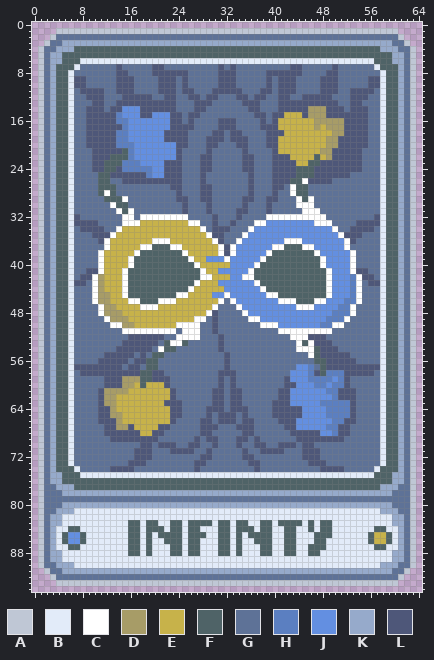
Edited in one commit: sprite sheet (assets/2x/bttiInfinity.png). That is the earlier state.
The file is 130x190 pixels, drawn in blocks of 2x2; one block is one cell here. Colours within 5 levels of each other are drawn and written as one.
Palette (. is transparent): A #bfc7d5  B #e2ebf9  C #ffffff  D #a79c67  E #c7b24a  F #4f6367  G #5e7297  H #5b7fc1  J #638fe1  K #96aacb  L #4e5779
Pixels before (only the part around the change), first column x 3:
 1 .AAAAAAAAAAAAAAAAAAAAAAAAAAAAAAAAAAAAAAAAAAAAAAAAAAAAAAAAA...
 2 AGGGGGGGGGGGGGGGGGGGGGGGGGGGGGGGGGGGGGGGGGGGGGGGGGGGGGGGGGA..
 3 GGKKKKKKKKKKKKKKKKKKKKKKKKKKKKKKKKKKKKKKKKKKKKKKKKKKKKKKKGGA.
 4 GKKKFFFFFFFFFFFFFFFFFFFFFFFFFFFFFFFFFFFFFFFFFFFFFFFFFFFKKKGGA
 5 KKFFFFFFFFFFFFFFFFFFFFFFFFFFFFFFFFFFFFFFFFFFFFFFFFFFFFFFFKKGA
 6 KKFFFBBBBBBBBBBBBBBBBBBBBBBBBBBBBBBBBBBBBBBBBBBBBBBBBBFFFKKGA
 7 KFFFBGGGGGGLGGGGGLLGGGGGGGGGLGLGGGGGGGGGLLGGGGGLGGGGGGBFFFKGA
 8 KFFBGGGGGGGLLGGGGLLLLLLGGGGGLLLGGGGGLLLLLLGGGGLLGGGGGGGBFFKGA
 9 KFFBLLGGGGGLLLGGGGLLLGLGGGGGLLLGGGGGLGLLLGGGGLLLGGGGGLLBFFKGA
10 KFFBLLGGGGGLLLGGGGLLLGLGGGGGLLLGGGGGLGLLLGGGGLLLGGGGGLLBFFKGA
11 KFFBGLLLLGGLLLGGGGLLLGLLGGGLLLLLGGGLLGLLLGGGGLLLGGLLLLGBFFKGA
12 KFFBGGLLLGGGLLLLLGGLLGGLLGLLGGGLLGLLGGLLGGLLLLLGGGLLLGGBFFKGA
13 KFFBGGGLLGGLLLLLLLLLLGGGLLLGGGGGLLLGGGLLLLLLLLLLGGLLGGGBFFKGA
14 KFFBGGLLLGLLJJJLLLLLLGGGLLGGGGGGGLLGGGLLLLLDDDLLLGLLLGGBFFKGA
15 KFFBGGLLLLLHJJJLLJJJLLGLLGGGGGGGGGLLGLLEEELDDDLLLLLLLGGBFFKGA
16 KFFBGGLLLLLHHJJJJJJJLLGLGGGGLLLGGGGLGLEEEEEEDDDDDLLLLGGBFFKGA
17 KFFBGGLLLLLLHJJJJJJJLLLLGGGGLLLGGGGLLLEEEEEEDEDDDLLLLGGBFFKGA
18 KFFBGGLLLLLHHJJJJJJLLLLGGGGLLGLLGGGGLLLEEEEEEEEDDLLLLGGBFFKGA
19 KFFBGGLLLLLHHJJJJJJLLLLGGGLLLGLLLGGGLLEEEEEEEEDDLLLLLGGBFFKGA
20 KFFBGGLLLLLHHHJJJJJJJLLGGGLLGGGLLGGGLLEEEEEEEEDDLLLLLGGBFFKGA
21 KFFBGGGLLLLLFHJJJJJJJLGGGGLGGGGGLGGGGLEEEEEEEDDLLLLLGGGBFFKGA
22 KFFBGGGLLLFFFHJJJJJJJLGGGLLGGGGGLLGGGLLLEEEEFEDLLLLLGGGBFFKGA
23 KFFBGGGLLFFFHHHJJJJLLLGGGLLGGGGGLLGGGLLLLEEFFLLLLLLLGGGBFFKGA
24 KFFBGGGLLFFLHHHHHJJLLLGGGLLGGGGGLLGGGLLLLFFFLLLLLLLLGGGBFFKGA
25 KFFBGGGGFFLLLLLLHJJLLLGGGLGGGGGGGLGGGLLLLFFFLLLLLLGGGGGBFFKGA
26 KFFBGGGGFFGGLLLLLLLLLLGGGLGGGGGGGLGGGLLLFFCLLLLGGGGGGGGBFFKGA
27 KFFBGGGGFFFGGGGGGGGGLLGGGLLGGGGGGLGGGLLGCFFGGGGGGGGGGGGBFFKGA
28 KFFBGGGGFCFGGGGGGGGGGLGGGLLGGGGGGLGGGLGGCFFGGGGGGGGGGGGBFFKGA
29 KFFBGGGGGFFFCGGGGGGGGLLGGLLGGGGGLLGGLLGGGCFCGGGGGGGGGGGBFFKGA
30 KFFBGGGGGGCFFGGGGGGGGGLGGGLGGGGGLGGGLGGGGCCCGGGGGGGGGGGBFFKGA
31 KFFBGGGGGGGCFCGGGGGGGGLGGGLGGGGLLGGGLGGGGGCCCGGGGGGGGGGBFFKGA
32 KFFBLGGGGGGGCCGCCCCCCCCGGGGLGGGLGGGGCCCCCCCCCCGGGGGGGGLBFFKGA
33 KFFBLLLLGGGGCCCEEEEEEEECCGGLGGLGGGCCJJJJJJJJCCCGGGGLLLLBFFKGA
34 KFFBGLLLLGGCEEEEEEEEEEEEECGLLLGGGCJJJJJJJJJJJJJCGGLLLLGBFFKGA
35 KFFBGGGLLLCEEEEEEEEEEEEEEECLLGGGCJJJJJJJJJJJJJJJCLLLGGGBFFKGA
36 KFFBGGGGLCEEEEEEECCCEEEEEEECLGGCJJJJJJJCCCJJJJJJJCLGGGGBFFKGA
37 KFFBGGGGGCEEEEECCFFFCCEEEEEECLCJJJJJJCCFFFCCJJJJJCGGGGGBFFKGA
38 KFFBGGGGCEEEEECFFFFFFFCEEEEECLCJJJJJCFFFFFFFCJJJJJCGGGGBFFKGA
39 KFFBGGGGCEEEECFFFFFFFFFCEEJJJCJJJJJCFFFFFFFFFCJJJJCGGGGBFFKGA
40 KFFBGGGGCEEEECFFFFFFFFFFCEEEEEJJJJCFFFFFFFFFFCJJJJCGGGGBFFKGA
41 KFFBGGLLCEEECFFFFFFFFFFFFCEEJJJJJCFFFFFFFFFFFFCJJJCLLGGBFFKGA
42 KFFBGLLCDEEECFFFFFFFFFFFFCCEEEJJCCFFFFFFFFFFFFCJJJHCLLGBFFKGA
43 KFFBLLGCDEEECFFFFFFFFFFFCEEEJJJJJJCFFFFFFFFFFFCJJJHCGLLBFFKGA
44 KFFBGGGCDEEECFFFFFFFFFFCEEEEEJJJJJJCFFFFFFFFFFCJJJHCGGGBFFKGA
45 KFFBGGGCDDEECFFFFFFFFCCEEEEJJCJJJJJJCCFFFFFFFFCJJJHCGGGBFFKGA
46 KFFBGGGCDDEEECCFFFCCCEEEEEEECGCJJJJJJJCCCFFFCCJJJHHCGGGBFFKGA
47 KFFBGGGGCDDEEEECCCEEEEEEEEECGGGCJJJJJJJJJCCCJJJJHHCGGGGBFFKGA
48 KFFBGGGGCDDDEEEEEEEEEEEEEECLGGGGCJJJJJJJJJJJJJJHHHCGGGGBFFKGA
49 KFFBGGGGGCDDDEEEEEEEEEEECCGLGGGGGCCJJJJJJJJJJJHHHCGGGGGBFFKGA
50 KFFBGGGGGGCCDDEEEEEEECCCCGGLGGGGGGGCCCJJJJJJJHHCCGGGGGGBFFKGA
51 KFFBGGGGGGGGCCCCCCCCCGCCCGGLGGGGGGGGGGCCCCCCCCCGGGGGGGGBFFKGA
52 KFFBGGGGGGGGGLLLLLLGGCCCCGGGLGGGGGGGGGGGCCCLLLGGGGGGGGGBFFKGA
53 KFFBGGGGGGGGLLLLLLGFCCFGGGGGLGGGGGGGGGGGGCFCLLLGGGGGGGGBFFKGA
54 KFFBGGGGGGGLLLLLLGCFFGGGGGGGLGGGGGGGGGGGGCCCFLLLGGGGGGGBFFKGA
55 KFFBGGGGGLLLLLGLGFFGGGGGGGGGGLGGGGGGGGGGGGGCFLLLLLGGGGGBFFKGA
56 KFFBGGGGLLLLLGLLFFGGGGGGGGGGGLGGGGGGGGGGGGGGFFLLLLLGGGGBFFKGA
57 KFFBLLLLLLLLGLLGFFGGGGGGGGGGGLGGGGGGGGGGGJJHGFLLLLLLLLLBFFKGA
58 KFFBGLLLLLLLLLLFFLLGGGGGGGGGLLLGGGGGGGGGJJJHLFHHHLLLLLGBFFKGA
59 KFFBGGGGGLLLDDDFFLLLGGGGGGGGLGLGGGGGGGGLJJJHHHHJHLGGGGGBFFKGA
60 KFFBGGGGGLLLDDEFEEELGGGGGGGGLGLGGGGGGGGLLJJJHHJHHLGGGGGBFFKGA
61 KFFBGGGGLDDDDEEEEEEELGGGGGGLLGLLGGGGGGLLJJJJJJHHLLLGGGGBFFKGA
62 KFFBGGGGLDDEEEEEEEEELGGGGGGLLGLLGGGGGGLLJJJJJJJHLLLGGGGBFFKGA
63 KFFBGGGGLDDEEEEEEEELLLGGGGGLLGLLGGGGGLLLJJJJJHHHHHLGGGGBFFKGA
64 KFFBGGGGLLDEEEEEEEEELLGGGGLLLGLLLGGGGLLLLLJJJJHHHHLGGGGBFFKGA
65 KFFBGGGGLLDDEEEEEEEELLGGGGLGLLLGLGGGGLLLLLJJJJHHHHLGGGGBFFKGA
66 KFFBGGGGLLLDEEEEEEEELGGGGLLGLLLGLLGGGGLLLJJJJJJHHLLGGGGBFFKGA
67 KFFBGGGGGLLDDLEEEELLGGGGGLLLGGGLLLGGGGGLLJJJJJHHLLGGGGGBFFKGA
68 KFFBGGGGGLLLLLLEELLGGGGGGLLGGGGGLLGGGGGGLLLLLJJHLLGGGGGBFFKGA
69 KFFBGGGGGGLLLLLLLLGGGGGGLGLLGGGLLGLGGGGGGLLLLLLLLGGGGGGBFFKGA
70 KFFBGGGGGGGGGGGLLGLLLGGLLGGLGGGLGGLLGGLLLGLLGGGGGGGGGGGBFFKGA
71 KFFBGGGGGGGGGGLLLGGGLLLLGGLGGGGGLGGLLLLGGGLLLGGGGGGGGGGBFFKGA
72 KFFBGGGGGGGGGGLLLGGGGGGGGLLGGGGGLLGGGGGGGGLLLGGGGGGGGGGBFFKGA
73 KFFBGGGGGGGGGLLLGGGGGGGGLLGGGGGGGLLGGGGGGGGLLLGGGGGGGGGBFFKGA
74 KFFFBGGGGGLLLLGGGGGGGGGGLGGGGGGGGGLGGGGGGGGGGLLLLGGGGGBFFFKGA
75 KKFFFBBBBBBBBBBBBBBBBBBBBBBBBBBBBBBBBBBBBBBBBBBBBBBBBBFFFKKGA
76 KKFFFFFFFFFFFFFFFFFFFFFFFFFFFFFFFFFFFFFFFFFFFFFFFFFFFFFFFKKGA
77 GKKKFFFFFFFFFFFFFFFFFFFFFFFFFFFFFFFFFFFFFFFFFFFFFFFFFFFKKKGGA
78 GGKKKKKKKKKKKKKKKKKKKKKKKKKKKKKKKKKKKKKKKKKKKKKKKKKKKKKKKGGGA
79 GGGGGGGGGGGGGGGGGGGGGGGGGGGGGGGGGGGGGGGGGGGGGGGGGGGGGGGGGGGGA
80 GGKKKKKKKKKKKKKKKKKKKKKKKKKKKKKKKKKKKKKKKKKKKKKKKKKKKKKKKGGGA
The result:
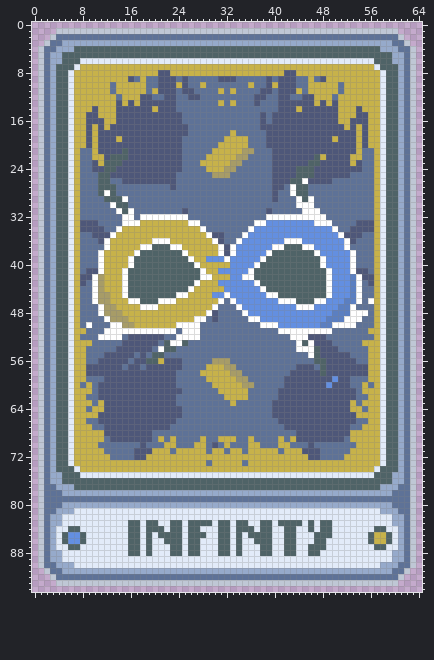
From old to new:
Changed rows in their new state; - is an unchanged pixel.
first column x 7:
 7 -EEEEEEEEEEEEEEEEEEEEEEEEEEEEEEEEEEEEEEEEEEEEEEEEE-
 8 EEEEEEEEEEEEEE--EEEEEEEEEEEEEEEEEEE--EEEEEEEEEEEEEE
 9 EEEEEEEEE--E---------------------------E--EEEEEEEEE
10 EEEEEE-EEEEE-----E---E--GGG--E---E-----EEEEE-EEEEEE
11 EEEEEE-EEEEE-E---------GEGEG---------E-EEEEE-EEEEEE
12 EEEEEEE-EEE-----------GG---GG-----------EEE-EEEEEEE
13 EEEEEEE-E-E---------GGG-E-E-GG----------E-E-EEEEEEE
14 EEE-EEE-LLL--E------GG-------GG------E-LLL--EEE-EEE
15 EE--EEELLLL--LLL---GG---------G----LLL-LLL--EEE--EE
16 EE---EELLLLLLLLL---G----GGG-------LLLLLLLLLLEE---EE
17 EE-E-E--LLLLLLLL---G----GGG-------LLLLLLLLLLLE-E-EE
18 EE-E---LLLLLLLL--------GG-EG-------LLLLLLLLLL--E-EE
19 EE-E---ELLLLLLL---G---GGGEEEE-----LLLLLLLLLE---E-EE
20 EE-E---LLLLLLLLLL-G---GGEEEEE-----LLLLLLLLLL---E-EE
21 E--E-----LLLLLLLL-----GEEEEEDD----LLLLLLLLL----E--E
22 E--EE----LLLLLLLL----GEEEEEDDG------LLLL--L---EE--E
23 E---E---LLLLLLL------EEEEEDDGG-------LL-------E---E
24 E-------LLLLLLL------GEEEDD-GG--------------------E
25 E-----------LLL--G---G-DDD---G--------------------E
26 E----------------G---G-------G--------------------E
27 E----------------G---GG------G--------------------E
28 E----------------G---GG------G--------------------E
29 E----------------GG--GG-----GG--G-----------------E
30 E-----------------G---G-----G---G-----------------E
31 E---------------------G----GG---------------------E
32 E----------------------G---G----------------------E
33 E----------------------G--G-----------------------E
34 E----------------------GGG------------------------E
35 E-------------------------------------------------E
36 E-------------------------------------------------E
37 E-------------------------------------------------E
38 E-------------------------------------------------E
39 E-------------------------------------------------E
40 E-------------------------------------------------E
41 E-------------------------------------------------E
42 E-------------------------------------------------E
43 E-------------------------------------------------E
44 E-------------------------------------------------E
45 E-------------------------------------------------E
46 E------------------------------------------------CE
47 E-------------------------------------------------E
48 E----------------------------------------------CC-E
49 E---------------------------------------------CC--E
50 E-C--------------------G---------------------CC---E
51 EE---CCC---------------G-------------------------EE
52 E---CCCC----------------G-------------------------E
53 EEE---------------------G-----------------------EEE
54 EE----------------------G------------------------EE
55 EE-----------------------G-----------------------EE
56 EE------------ELLL-----DDD-----------------------EE
57 EE----------LLLLLL----EEEDD----------LLL---------EE
58 EE---------LL--LL----EEEEEDD--------LLLL--LLL----EE
59 EE------LLLLL---L-----EEEEEDD-------LLLLLLL-L----EE
60 E-E-L---LLLLLLL-L------EEEEEDD-------LLLLL-LL---E-E
61 EEE--LLLLLLLLLLL-L-----GEEEEE-------LLLLLLLL----EEE
62 EE---LLLLLLLLLLL-------GGEEEE-------LLLLLLLL-----EE
63 EEE-ELLLLLLLLLL--G-----GG-EG--------LLLLLLLLLLE-EEE
64 EE-EE-LLLLLLLLLL------GGG-GGG---------LLLLLLLLEE-EE
65 EEEE--LLLLLLLLLL------G-GGG-G---------LLLLLLLL-EEEE
66 EE-----LLLLLLLLL-----GG-GGG-GG-------LLLLLLLL----EE
67 EEE----LL-LLLL-------GGG---GGG-------LLLLLLL----EEE
68 EEEEE------LLGG------GG-----GG------G----LLL--EEEEE
69 EEEEE--------GE-E---GEGGEEEGGEG---E-E---------EEEEE
70 EEEE--------G-GEE--GEE---E-G-EEG--EEG-G--------EEEE
71 EEEEE--------EEEGEEEEEGEE-EEGEEEEEGEEE--------EEEEE
72 EEEEEE------EEEEEEEEEEEEEEEEEEEEEEEEEEE------EEEEEE
73 EEEEEEEEEEEEEEEEEEEEEE-EEEEE-EEEEEEEEEEEEEEEEEEEEEE
74 -EEEEEEEEEEEEEEEEEEEEEEEEEEEEEEEEEEEEEEEEEEEEEEEEE-
